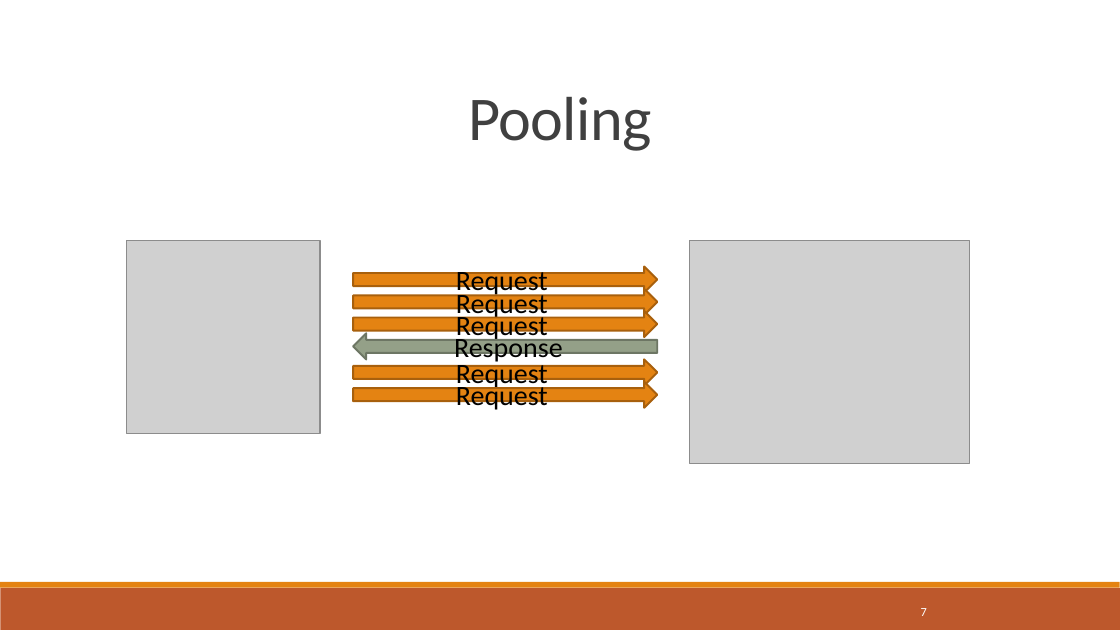
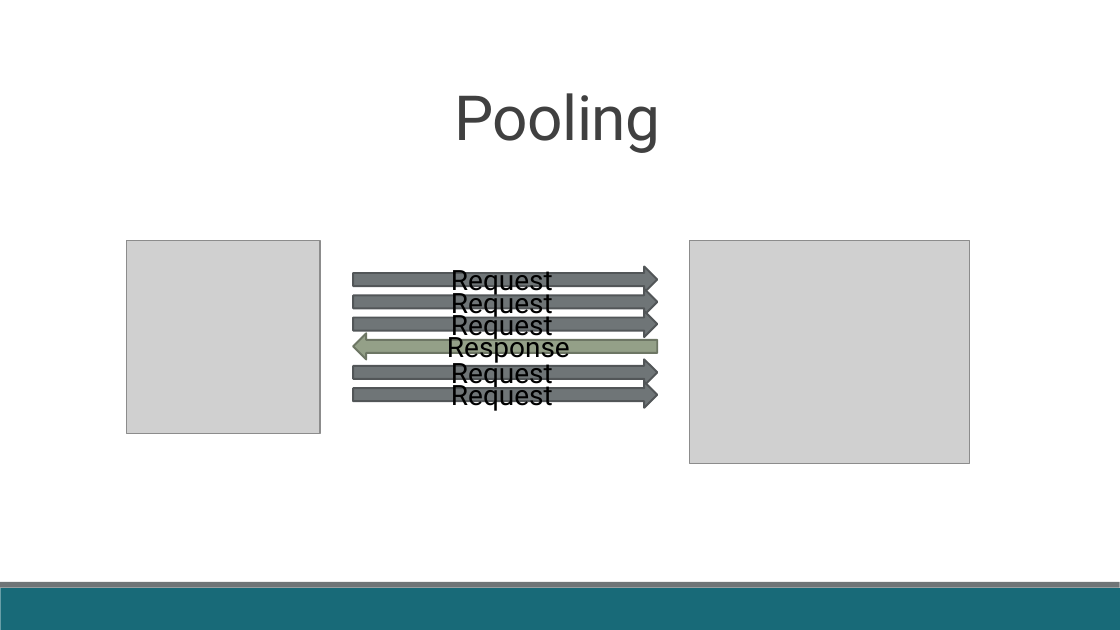
Before and after one commit to fabricioveronez/SignalR_Exemplos, a slide deck: slide 7 of docs/Apresentacao.pptx. Drawn at 1120x630 pixels with LibreOffice and Linux fonts; fonts in the diff are those of the drawing; grey boxes stand for pictures. Boxes give left, top, right and bottom in pixels: in the first picture for what was removed or moved away, otherwise in the second. Text is boxed around its words. In the diff, an @@ line names an element or a change of style, - is before the commit and + after.

```diff
--- a/docs/Apresentacao.pptx
+++ b/docs/Apresentacao.pptx
@@ title "Pooling" at [455, 93, 661, 153]: font Calibri to Roboto @@
@@ title "Pooling": place and size @@
-title "Pooling" at [468, 97, 651, 151]
+title "Pooling" at [455, 93, 661, 153]
@@ right arrow "Response" at [353, 334, 657, 360]: font Calibri to Roboto @@
@@ font Calibri to Roboto; fill #E48312 to #6F7577; outline #A9610D 1.25 pt to #525758 1.25 pt in 5 elements at [353, 267, 657, 292], [353, 289, 657, 315], [353, 311, 657, 337], [353, 360, 657, 385], [353, 382, 657, 408] @@
@@ rectangle at [0, 588, 1120, 630]: fill #BD582C to #186A78 @@
@@ rectangle at [0, 582, 1120, 588]: fill #E48312 to #6F7577 @@
@@ page number removed at [921, 608, 927, 616] @@
-7
```
Also in this commit, not shown: 17 other slides changed, 2 slides removed.
